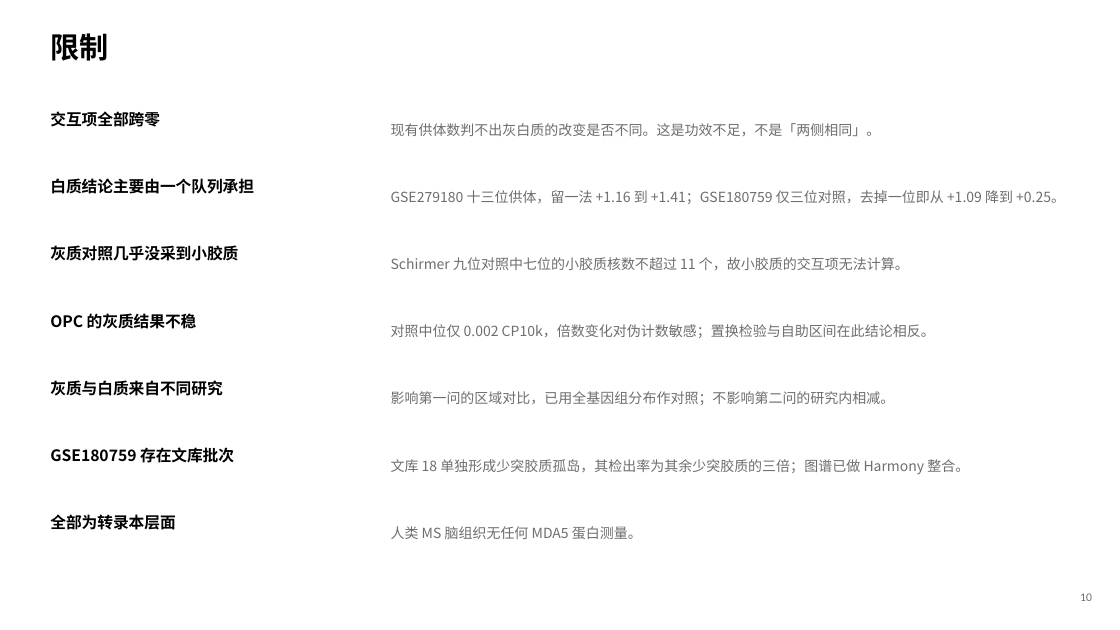
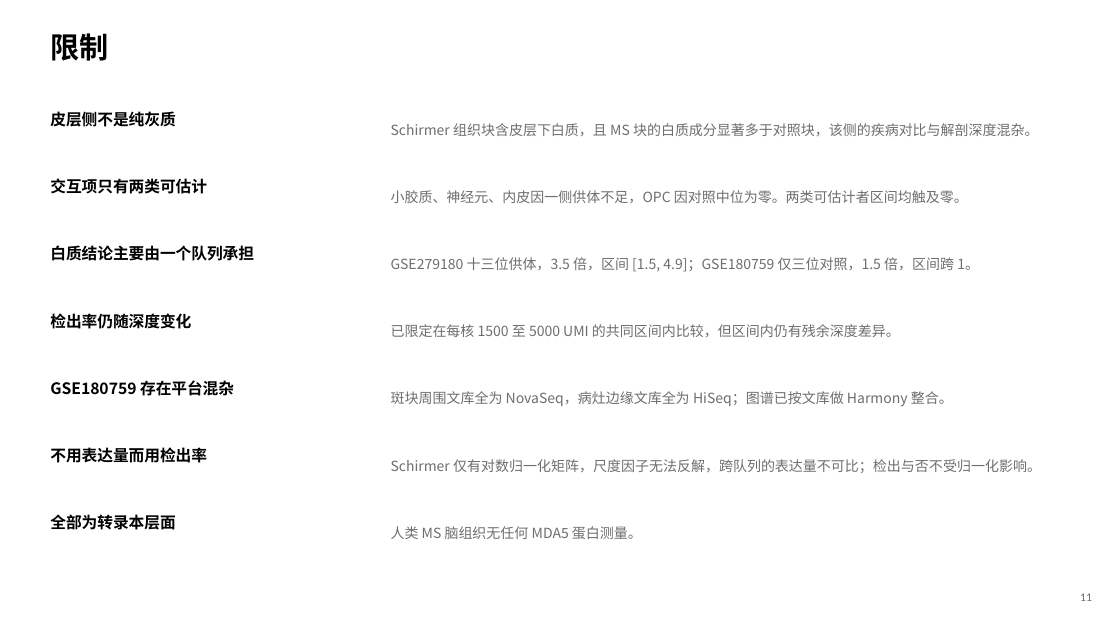
Before and after one commit to 7c96bzczcj-prog/aaa, a slide deck: slide 12 of results/mda5/MDA5_IFIH1_人脑与MS.pptx (slide 11 before the commit). Drawn at 1120x630 pixels with LibreOffice and Linux fonts; fonts in the diff are those of the drawing. Boxes give left, top, right and bottom in pixels: in the first picture for what was removed or moved away, otherwise in the second. Text is boxed around its words. In the diff, an @@ line names an element or a change of style, - is before the commit and + after.

```diff
--- a/results/mda5/MDA5_IFIH1_人脑与MS.pptx
+++ b/results/mda5/MDA5_IFIH1_人脑与MS.pptx
@@ text at bbox=[50, 111, 175, 127]: text changed @@
-交互项全部跨零
+皮层侧不是纯灰质
@@ text at bbox=[391, 123, 1039, 136]: text changed @@
-现有供体数判不出灰白质的改变是否不同。这是功效不足，不是「两侧相同」。
+Schirmer 组织块含皮层下白质，且 MS 块的白质成分显著多于对照块，该侧的疾病对比与解剖深度混杂。
@@ text added at bbox=[50, 178, 207, 194], 13.5 pt, text #000000, bold @@
+交互项只有两类可估计
@@ text at bbox=[391, 190, 968, 203]: text changed @@
-GSE279180 十三位供体，留一法 +1.16 到 +1.41；GSE180759 仅三位对照，去掉一位即从 +1.09 降到 +0.25。
+小胶质、神经元、内皮因一侧供体不足，OPC 因对照中位为零。两类可估计者区间均触及零。
@@ text "白质结论主要由一个队列承担": place and size @@
-text "白质结论主要由一个队列承担" at bbox=[50, 178, 254, 194]
+text "白质结论主要由一个队列承担" at bbox=[50, 245, 254, 261]
@@ text removed at bbox=[50, 245, 238, 261] @@
-灰质对照几乎没采到小胶质
@@ text at bbox=[391, 257, 979, 272]: text changed @@
-Schirmer 九位对照中七位的小胶质核数不超过 11 个，故小胶质的交互项无法计算。
+GSE279180 十三位供体，3.5 倍，区间 [1.5, 4.9]；GSE180759 仅三位对照，1.5 倍，区间跨 1。
@@ text at bbox=[50, 313, 191, 329]: text changed @@
-OPC 的灰质结果不稳
+检出率仍随深度变化
@@ text at bbox=[391, 324, 900, 337]: text changed @@
-对照中位仅 0.002 CP10k，倍数变化对伪计数敏感；置换检验与自助区间在此结论相反。
+已限定在每核 1500 至 5000 UMI 的共同区间内比较，但区间内仍有残余深度差异。
@@ text at bbox=[50, 380, 234, 396]: text changed @@
-灰质与白质来自不同研究
+GSE180759 存在平台混杂
@@ text at bbox=[391, 391, 953, 406]: text changed @@
-影响第一问的区域对比，已用全基因组分布作对照；不影响第二问的研究内相减。
+斑块周围文库全为 NovaSeq，病灶边缘文库全为 HiSeq；图谱已按文库做 Harmony 整合。
@@ text at bbox=[50, 447, 207, 463]: text changed @@
-GSE180759 存在文库批次
+不用表达量而用检出率
@@ text at bbox=[391, 459, 1041, 473]: text changed @@
-文库 18 单独形成少突胶质孤岛，其检出率为其余少突胶质的三倍；图谱已做 Harmony 整合。
+Schirmer 仅有对数归一化矩阵，尺度因子无法反解，跨队列的表达量不可比；检出与否不受归一化影响。
@@ text at bbox=[1080, 593, 1092, 601]: text changed @@
-10
+11
```
Also in this commit, not shown: 8 other slides changed, 1 slide added, 13 other files.
